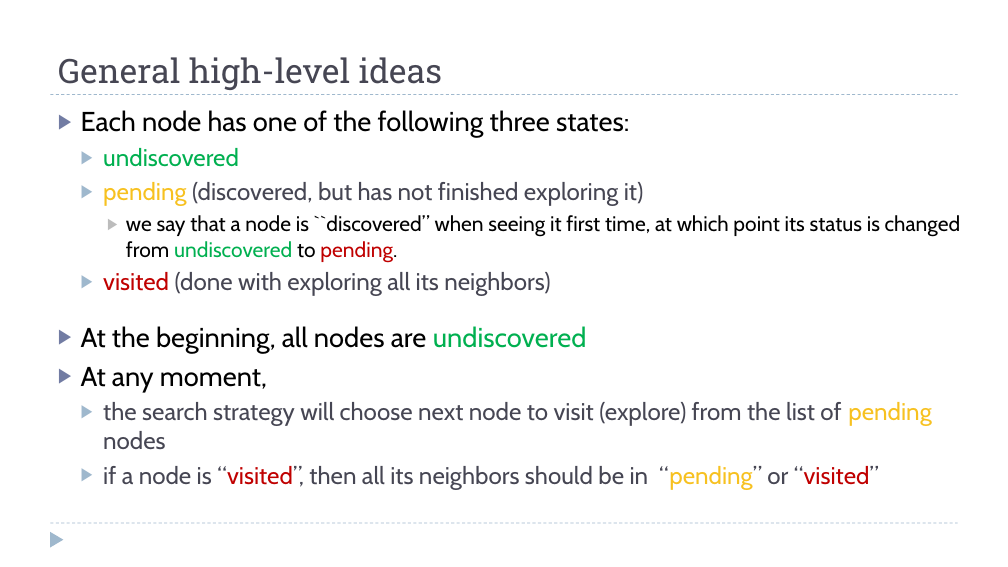
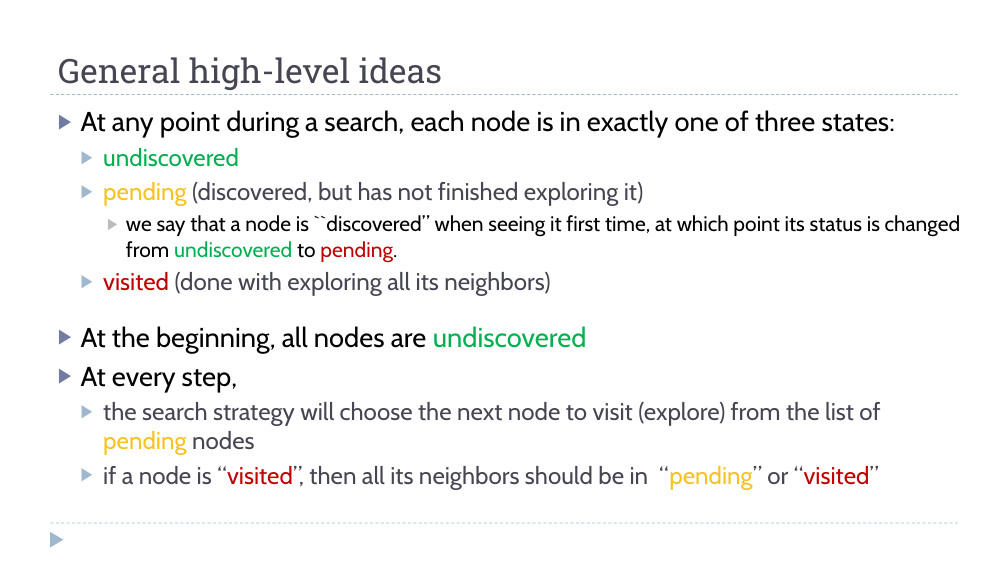
Before and after one commit to dsc-courses/dsc40b-2025-wi, a slide deck: slide 3 of materials/lectures/11-bfs-pt_I/slides.pptx. Drawn at 1008x567 pixels with LibreOffice and Linux fonts; fonts in the diff are those of the drawing. Boxes give left, top, right and bottom in pixels: in the first picture for what was removed or moved away, otherwise in the second. Text is boxed around its words. In the diff, an @@ line names an element or a change of style, - is before the commit and + after.

```diff
--- a/materials/lectures/11-bfs-pt_I/slides.pptx
+++ b/materials/lectures/11-bfs-pt_I/slides.pptx
@@ text at [81, 110, 895, 138]: text changed @@
-▶ Each node has one of the following three states:
+▶ At any point during a search, each node is in exactly one of three states:
@@ text at [81, 367, 880, 455]: text changed @@
-▶ At any moment,
-  ▶ the search strategy will choose next node to visit (explore) from the list of pending nodes
+▶ At every step,
+  ▶ the search strategy will choose the next node to visit (explore) from the list of pending nodes
```
Also in this commit, not shown: 1 other slide changed, 8 slides added, 22 other files.
